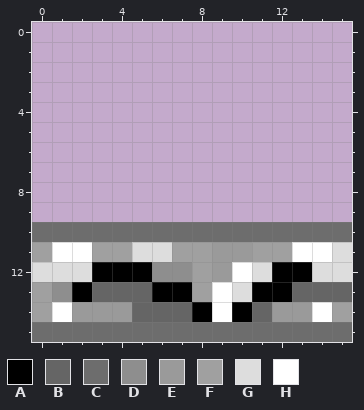
Pixel-art file: Assets/Sprites/Game/Floors/Tile_Wall_School_Top_A.aseprite. This is how it looked before the edit.
16x16 pixels, 1 frame.
Palette (. is transparent): A #000000  B #656565  C #6d6d6d  D #8e8e8e  E #9a9a9a  F #a0a0a0  G #dddddd  H #ffffff
Pixels before, first column x 0:
10 CCCCCCCCCCCCCCCC
11 FHHFFGGFFEEFFHHG
12 GGGAAADDFEHGAAGG
13 FDABBBAAFHGAABBB
14 FHEEEBBBAHABEEHF
15 CCCCCCCCCCCCCCCC
And afterwards:
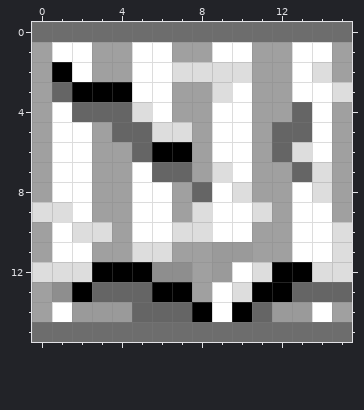
Difference:
y 0: x 0..15 ................ -> CCCCCCCCCCCCCCCC
y 1: x 0..15 ................ -> FHHFFHHFFHHFFHHF
y 2: x 0..15 ................ -> FAHFFHHGGGGFFHGF
y 3: x 0..15 ................ -> FBAAAHHFFGHFFHHG
y 4: x 0..15 ................ -> FHBBBGHFFHHFFBHF
y 5: x 0..15 ................ -> FHHFBBGGFHHFBBHF
y 6: x 0..15 ................ -> FHHFFBAAFHHFBGHF
y 7: x 0..15 ................ -> FHHFFHBBFGHFFBGF
y 8: x 0..15 ................ -> FHHFFHHFBHGFFHGF
y 9: x 0..15 ................ -> GGHFFHHFGHHGFHHF
y 10: x 0..15 CCCCCCCCCCCCCCCC -> FHGGFHHGGHHFFHHG
